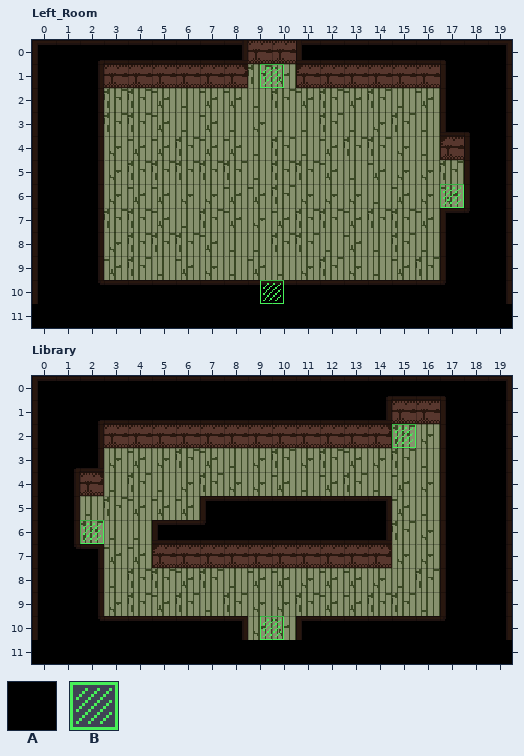
One commit to this LDtk project: world.ldtk. That is the earlier state.
Cells are 16x16 px. Shown: Left_Room x 0..19, y 0..11; Library x 0..19, y 0..11. The commit also changed other parts of the map, which this record leaves out.
Key: from "Collisions": A 1 "walls"; from "TopDown_by_deepnight2": B 120.
_ is an empty cell.
Objects are placed by their top-left corner, in cells (3,4 is the top-left corner of cell 3,4); size is 1x1 cell unless given.
Layers that did not change in this view are not listed.
Objects on layer "Entities" before, Left_Room:
B "Door" at 9,1 size 2x1
B "Door" at 17,5 size 1x2
B "Door" at 9,10 size 2x1
Layer "Collisions" before, Library, first column x 0:
 0 AAAAAAAAAAAAAAAAAAAA
 1 AAAAAAAAAAAAAAAAAAAA
 2 AAAAAAAAAAAAAAA__AAA
 3 AAA______________AAA
 4 AAA______________AAA
 5 AA_____AAAAAAAA__AAA
 6 AA___AAAAAAAAAA__AAA
 7 AAA__AAAAAAAAAA__AAA
 8 AAA______________AAA
 9 AAA______________AAA
10 AAAAAAAAA__AAAAAAAAA
11 AAAAAAAAAAAAAAAAAAAA
Objects on layer "Entities" before, Library:
B "Door" at 2,5 size 1x2
B "Door" at 15,2
B "Door" at 9,10 size 2x1
Now the later version:
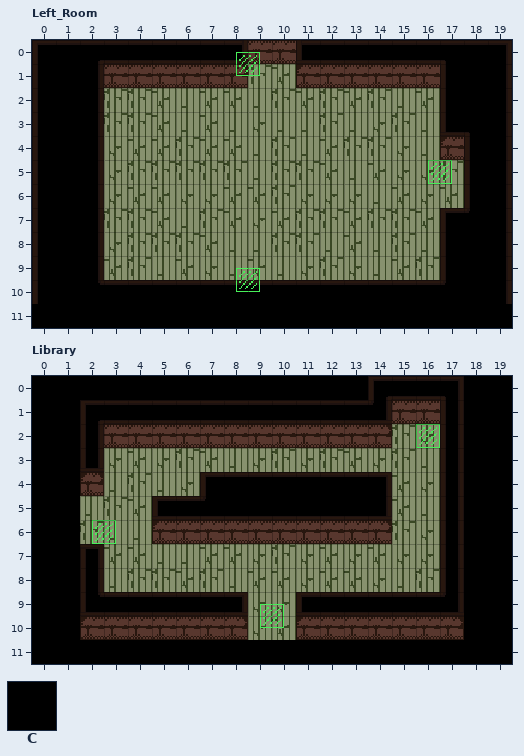
Further tiles: from "TopDown_by_deepnight2": C 19.
Commit: feat: load entities
The exact change:
Changed rows in their new state; . is an unchanged cell.
Layer "Entities", Left_Room:
changed: B "Door" at 9,1 size 2x1 -> B "Door" at 8,0.5 size 2x1
changed: B "Door" at 17,5 size 1x2 -> B "Door" at 16.5,4 size 1x2
changed: B "Door" at 9,10 size 2x1 -> B "Door" at 8,9.5 size 2x1
Layer "Custom_floor", Library:
first column x 0:
 0 CCCCCCCCCCCCCC....CC
 1 C..................C
 2 C..................C
 3 CC.................C
 4 CC.................C
 5 CC.................C
 6 CC.................C
 7 CC.................C
 8 C..................C
 9 C..................C
10 C..................C
Layer "Collisions", Library:
first column x 0:
 0 ______________....__
 1 _.................._
 2 _.................._
 3 __................._
 4 __.....AAAAAAAA...._
 5 __...AA............_
 6 __................._
 7 __...__________...._
 8 _.................._
 9 _..AAAAAA..AAAAAA.._
10 _.................._
Layer "Entities", Library:
changed: B "Door" at 2,5 size 1x2 -> B "Door" at 2.5,5 size 1x2
changed: B "Door" at 9,10 size 2x1 -> B "Door" at 9,9.5 size 2x1
added: B "Door" at 16,2
removed: B "Door" at 15,2
